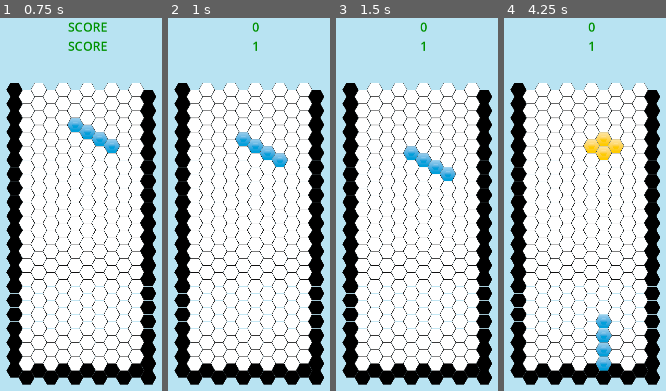
Above: before the commit, frames 1-4 (left to right).
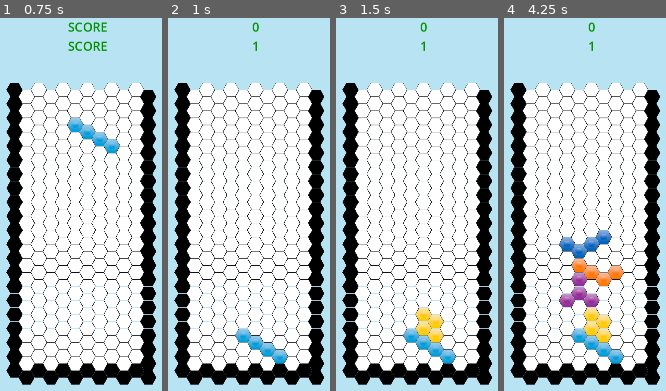
Above: after the commit, the same moments.

Repository: MrSoubi/HexoTangle
Game: Godot game, scene res://game.tscn
The game is run twice, just before and just after one commit, with the same random seed, the same clock (stepped at 60 frames per second) and the same inputs.
Inputs:
- Up to frame 1 (0.75 s): tap Enter at 0.5 s; hold D from 0.53 s (still down); tap C at 0.6 s
- Up to frame 2 (1 s): keep holding D; tap Space at 0.77, 0.8 s
- Up to frame 3 (1.5 s): tap Space at 1.07, 1.35 s; release D at 1.28 s; hold Down from 1.28 s (still down)
- Up to frame 4 (4.25 s): tap Space at 1.52, 1.82, 2.3, 2.75, 3.02, 3.32, 3.77, 3.8, 4.07 s; tap C at 1.55, 2.1, 3.05 s; release Down at 2.03 s; hold D 2.03-2.78 s; hold Up 2.78-3.53 s; tap Z at 2.85 s; tap Enter at 3.5 s; hold A from 3.53 s (still down); tap I at 3.6 s

Frame 1 is identical in both runs. In frame 2, 2.3% of the frame differs, in the area x 41-75%, y 30-93%; in frame 3, 3.4%; in frame 4, 6.7%, in the area x 33-75%, y 30-95%.
Error in both runs: Invalid access to property or key 'texture' on a base object of type 'int'. (res://Scripts/grid.gd:276)

Commit message:
close #2
Modified input keys after playtest

Diff:
--- a/Scripts/grid.gd
+++ b/Scripts/grid.gd
@@ -264,11 +264,11 @@
 			localHex.moveLeft();
 		#if event.keycode == KEY_UP:
 			#localHex.move(addDirections(Direction.TOP, gridDirection));
-		if event.keycode == KEY_A:
+		if event.keycode == KEY_UP:
 			localHex = tryRotationAntiClockwise();
 		if event.keycode == KEY_Z:
 			localHex = tryRotationClockwise();
-		if event.keycode == KEY_D:
+		if event.keycode == KEY_C:
 			if (hold() == true):
 				var type = getRandomHexType()
 				localHex = hexomino.new(Vector2(3,GRID_WIDTH/2), Direction.TOP, type, GetTextureFromType(type));
@@ -289,7 +289,7 @@
 			#localHex.type = HexType.Z;
 		#if event.keycode == KEY_S:
 			#localHex.type = HexType.S;
-		if event.keycode == KEY_UP:
+		if event.keycode == KEY_SPACE:
 			localHex = hardDrop();
 		#if event.keycode == KEY_A:
 			#rotateGrid();
